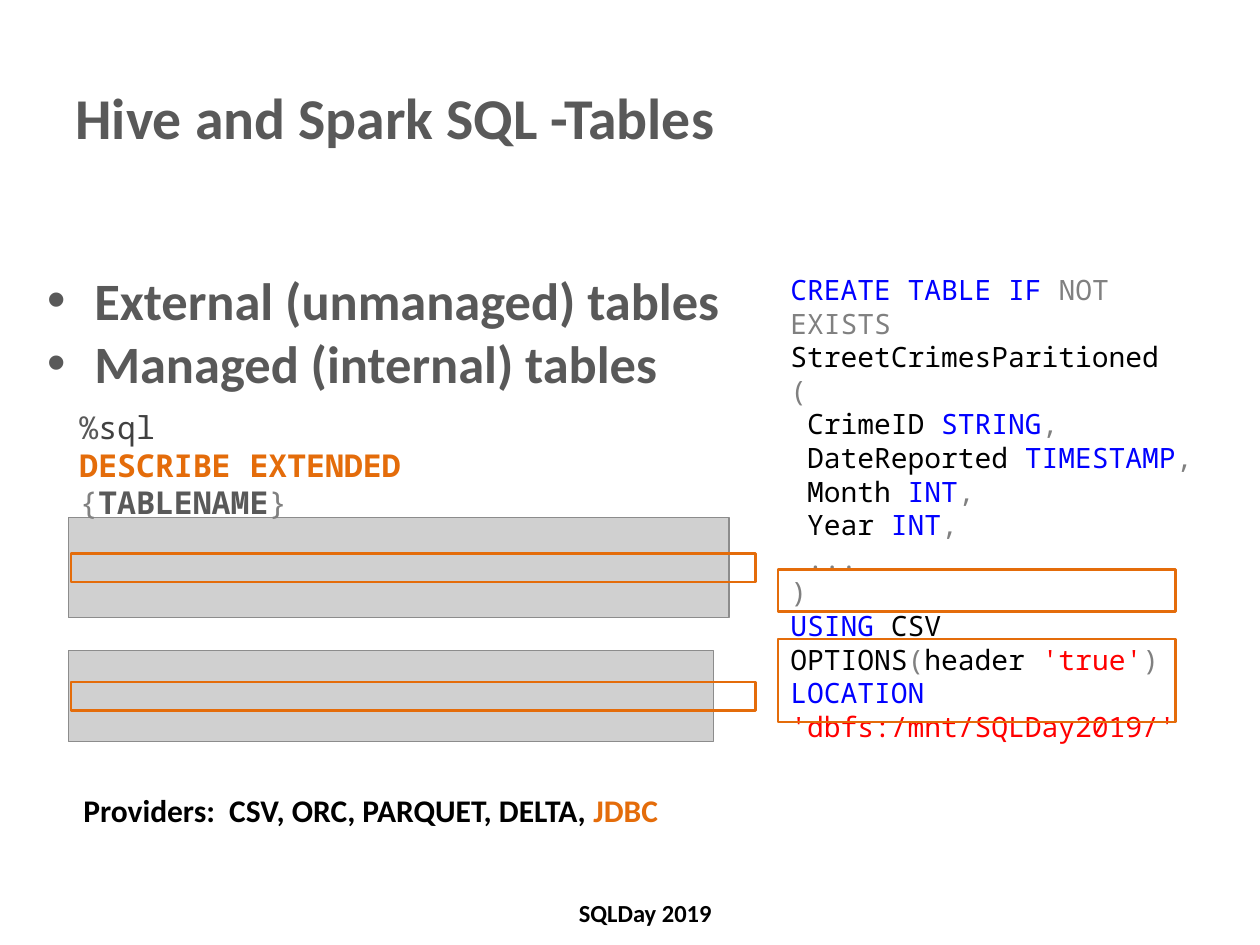
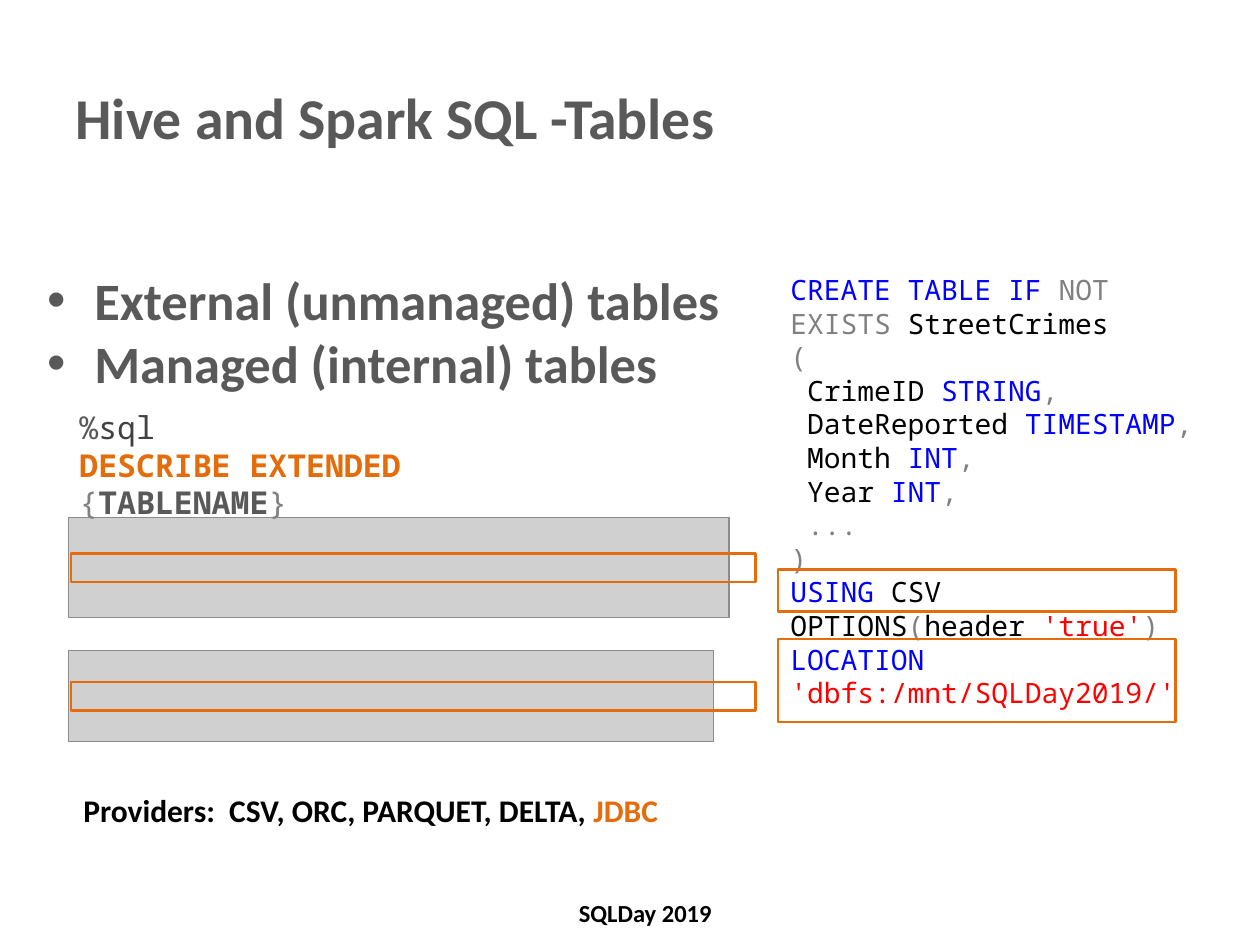
Before and after one commit to cloud4yourdata/CommunityEvents, a slide deck: slide 14 of SQLDay2019/SQLDay2019_PartitioningInBigDataSolutions.pptx. Drawn at 1260x945 pixels with LibreOffice and Linux fonts; fonts in the diff are those of the drawing; grey boxes stand for pictures; background and template pictures are left out. Boxes give left, top, right and bottom in pixels: in the first picture for what was removed or moved away, otherwise in the second. Text is boxed around its words. In the diff, an @@ line names an element or a change of style, - is before the commit and + after.

```diff
--- a/SQLDay2019/SQLDay2019_PartitioningInBigDataSolutions.pptx
+++ b/SQLDay2019/SQLDay2019_PartitioningInBigDataSolutions.pptx
@@ text at box(790, 279, 1109, 335): text changed; text colour #000000 to #0000FF @@
-CREATE TABLE IF NOT EXISTS StreetCrimesParitioned
+CREATE TABLE IF NOT EXISTS StreetCrimes
```
Also in this commit, not shown: 17 other slides changed, 1 other file.
